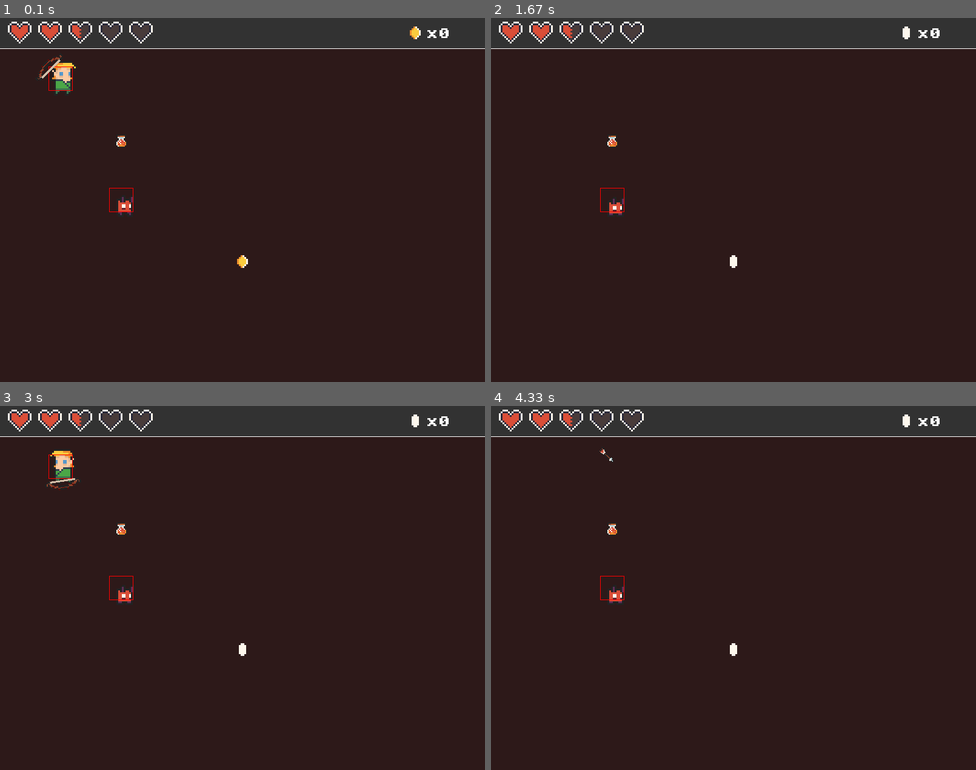
Above: before the commit, frames 1-4 (two rows, left to right).
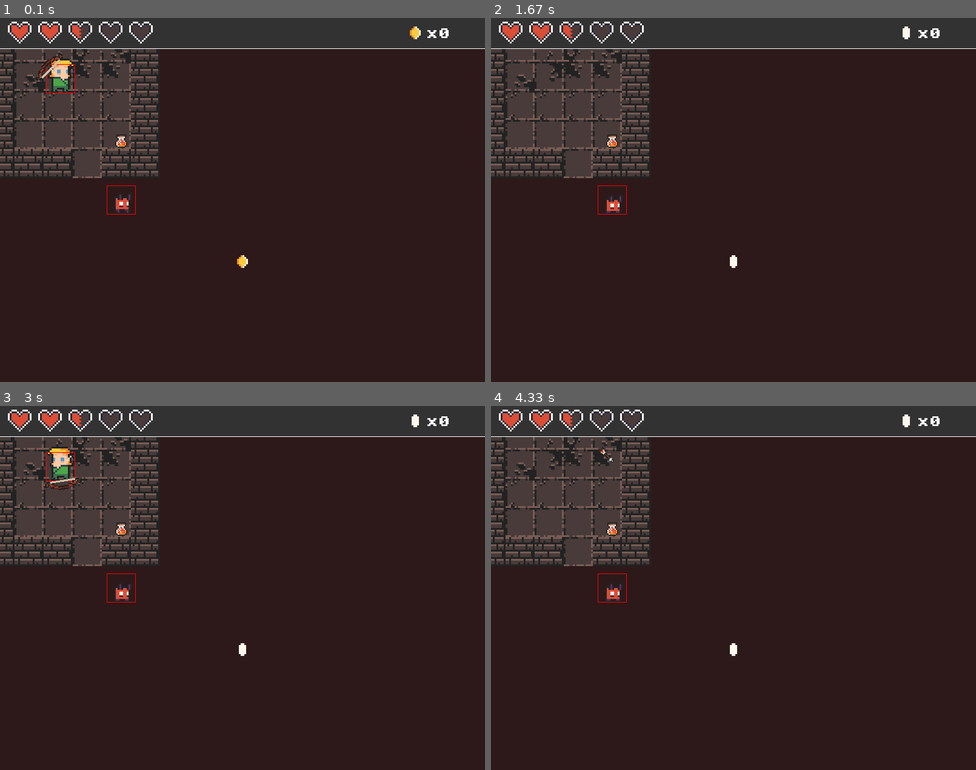
Above: after the commit, the same moments.

Repository: TheGalaxyPizza/python_journey
Game: pygame game, started from dunegoncrawler_pygame/main.py
The game is run twice, just before and just after one commit, with the same random seed, the same clock (stepped at 60 frames per second) and the same inputs.
Inputs (mouse positions are in pixels of both pictures, inside the frame that each line leads up to):
- Up to frame 1 (0.1 s): no input
- Up to frame 2 (1.67 s): hold Right 0.33-0.8 s; move the mouse to (714, 214) at 0.37 s; hold Up 0.83-1.13 s; move the mouse to (888, 189) at 0.87 s; hold Right 1.17-1.63 s; move the mouse to (733, 221) at 1.2 s
- Up to frame 3 (3 s): hold Left 1.67-2.2 s; move the mouse to (126, 591) at 1.7 s; hold Down 2.23-2.53 s; move the mouse to (291, 668) at 2.27 s; hold Left 2.57-2.97 s; move the mouse to (92, 675) at 2.6 s
- Up to frame 4 (4.33 s): hold Up 3-3.37 s; move the mouse to (806, 460) at 3.03 s; click (607, 453) at 4.12 s

The runs differ from the first frame. In frame 1, 8.7% of the frame differs, in the area x 0-33%, y 8-55%; in frame 2, 8.8%; in frame 3, 8.7%; in frame 4, 8.8%.

Commit message:
I started section 2, did lecture 15, and I got an introduction to tile maps! Right now, the level in a pretty random place, but I did add new code to world.py! So, yeah. There are still multiple warnings, and I'm trying to fix it, but overall, it's all functioning really well.

Diff:
--- a/dunegoncrawler_pygame/character.py
+++ b/dunegoncrawler_pygame/character.py
@@ -16,7 +16,7 @@
         self.alive = True
 
         self.image = self.animation_list[self.action][self.frame_index]
-        self.rect = pygame.Rect(0, 0, 40, 40)
+        self.rect = pygame.Rect(0, 0, constants.TILE_SIZE, constants.TILE_SIZE)
         self.rect.center = (x, y)
 
     def move(self, dx, dy):
--- a/dunegoncrawler_pygame/constants.py
+++ b/dunegoncrawler_pygame/constants.py
@@ -3,6 +3,7 @@
 FPS = 60
 ITEM_SCALE = 3
 SCALE = 3
+TILE_TYPES = 18
 WEAPON_SCALE = 1.5
 POTION_SCALE = 2
 ARROW_SPEED = 10
@@ -12,3 +13,4 @@
 BG = (45, 25, 25)
 PANEL = (50, 50, 50)
 WHITE = (255, 255, 255)
+TILE_SIZE = 16 * SCALE
--- a/dunegoncrawler_pygame/items.py
+++ b/dunegoncrawler_pygame/items.py
@@ -37,4 +37,4 @@
             self.frame_index = 0
 
     def draw(self, surface):
-        surface.blit(self.image, self.rect)
+            surface.blit(self.image, self.rect)
--- a/dunegoncrawler_pygame/main.py
+++ b/dunegoncrawler_pygame/main.py
@@ -3,6 +3,7 @@
 from character import Character
 from weapon import Weapon
 from items import Item
+from world import World
 
 pygame.init()
 
@@ -44,6 +45,14 @@
 #load weapon images
 bow_image = scale_img(pygame.image.load("assets/images/weapons/bow.png").convert_alpha(), constants.WEAPON_SCALE)
 arrow_image = scale_img(pygame.image.load("assets/images/weapons/arrow.png").convert_alpha(), constants.WEAPON_SCALE)
+
+#load tile map images
+tile_list = []
+for i in range(constants.TILE_TYPES):
+    tile_image = pygame.image.load(f"assets/images/tiles/{i}.png").convert_alpha()
+    tile_image = pygame.transform.scale(tile_image, (constants.TILE_SIZE, constants.TILE_SIZE))
+    tile_list.append(tile_image)
+
 
 #load character images
 mob_animations = []
@@ -63,6 +72,11 @@
         animation_list.append(temp_list)
     mob_animations.append(animation_list)
 
+#function for outputting text onto the screen
+def draw_text(text, font, text_col, x, y):
+    img = font.render(text, True, text_col)
+    screen.blit(img, (x, y))
+
 
 #function for displaying game info
 def draw_info():
@@ -84,10 +98,22 @@
     #Show Score
     draw_text(f"x{player.score}", font, constants.WHITE, constants.SCREEN_WIDTH - 97, 15)
 
-#function for outputting text onto the screen
-def draw_text(text, font, text_col, x, y):
-    img = font.render(text, True, text_col)
-    screen.blit(img, (x, y))
+world_data = [
+[7, 7, 7, 7, 7, 7],
+[7, 0, 1, 2, 3, 7],
+[7, 3, 4, 5, 5, 7],
+[7, 6, 6, 6, 6, 7],
+[7, 0, 0, 0, 0, 7],
+[7, 7, 7, 0, 7, 7],
+]
+
+world = World()
+world.process_data(world_data, tile_list)
+
+
+
+
+
 
 #damage text class
 class DamageText(pygame.sprite.Sprite):
@@ -153,6 +179,8 @@
 
     #Background Color
     screen.fill(constants.BG)
+
+
 
     #player movement management
     dx = 0
@@ -191,6 +219,9 @@
     #update items
     item_group.update(player)
 
+    #draw world
+    world.draw(screen)
+
     #draw the player
     player.draw(screen)
     bow.draw(screen)
--- a/dunegoncrawler_pygame/world.py
+++ b/dunegoncrawler_pygame/world.py
@@ -0,0 +1,25 @@
+import constants
+
+class World:
+    def __init__(self):
+        self.map_tiles = []
+
+    def process_data(self, data, tile_list):
+        self.level_length = len(data)
+        #iterate through each value in level data file
+        for y, row in enumerate(data):
+            for x, tile in enumerate(row):
+                image = tile_list[tile]
+                image_rect = image.get_rect()
+                image_x = x * constants.TILE_SIZE
+                image_y = y * constants.TILE_SIZE
+                image_rect.center = (image_x, image_y)
+                tile_data = [image, image_rect, image_x, image_y]
+
+                #add image data to main tiles list
+                if tile >= 0:
+                    self.map_tiles.append(tile_data)
+
+    def draw(self, surface):
+        for tile in self.map_tiles:
+            surface.blit(tile[0], tile[1])
